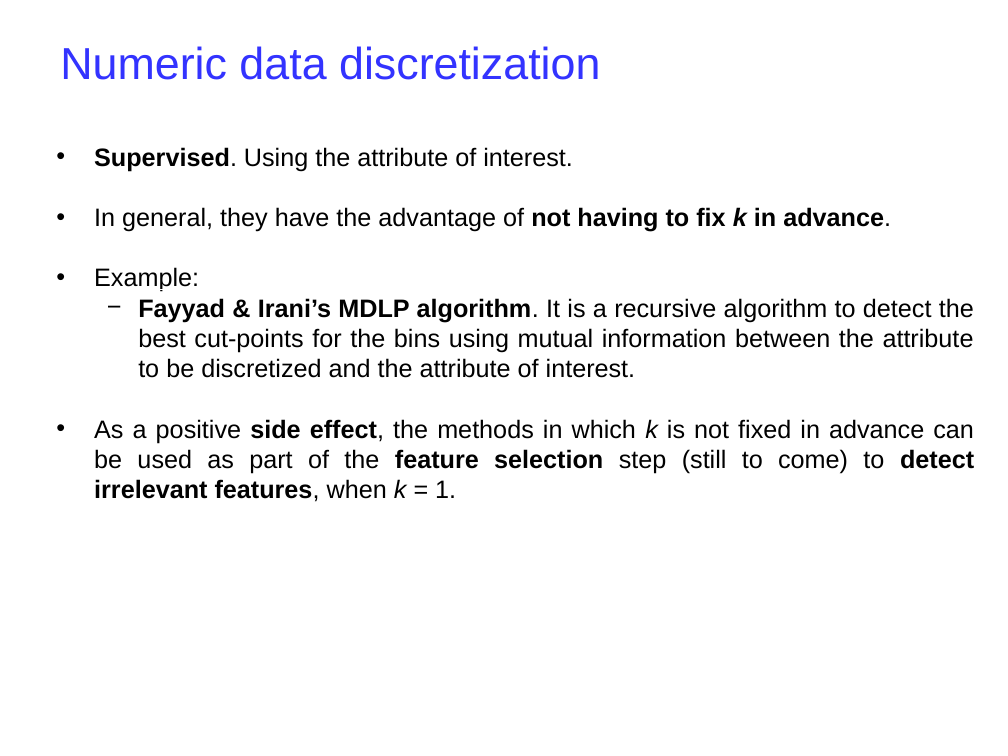
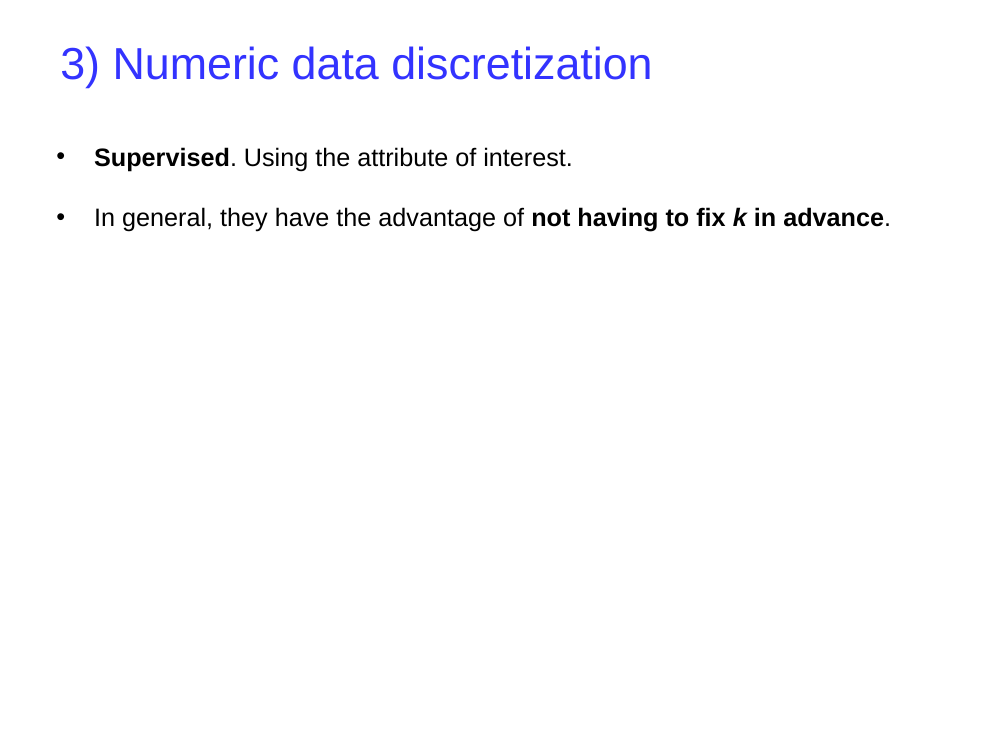
Before and after one commit to ceelch/Introduction_ML_2018_BCAM, a slide deck: slide 26 of Preprocessing_2019/Slides/Preprocessing-2019.odp. Drawn at 1008x756 pixels with LibreOffice and Linux fonts; fonts in the diff are those of the drawing; background and template pictures are left out. Boxes give left, top, right and bottom in pixels: in the first picture for what was removed or moved away, otherwise in the second. Text is boxed around its words. In the diff, an @@ line names an element or a change of style, - is before the commit and + after.

```diff
--- a/Preprocessing_2019/Slides/Preprocessing-2019.odp
+++ b/Preprocessing_2019/Slides/Preprocessing-2019.odp
@@ text at <box>60,46,652,88</box>: text changed @@
-Numeric data discretization
+3) Numeric data discretization
@@ text at <box>94,267,974,502</box>: paragraphs removed @@
-• Example:
-  − Fayyad & Irani’s MDLP algorithm. It is a recursive algorithm to detect the best cut-points for the bins using mutual information between the attribute to be discretized and the attribute of interest.
-• As a positive side effect, the methods in which k is not fixed in advance can be used as part of the feature selection step (still to come) to detect irrelevant features, when k = 1.
```
Also in this commit, not shown: 23 other slides changed, 3 other files.
